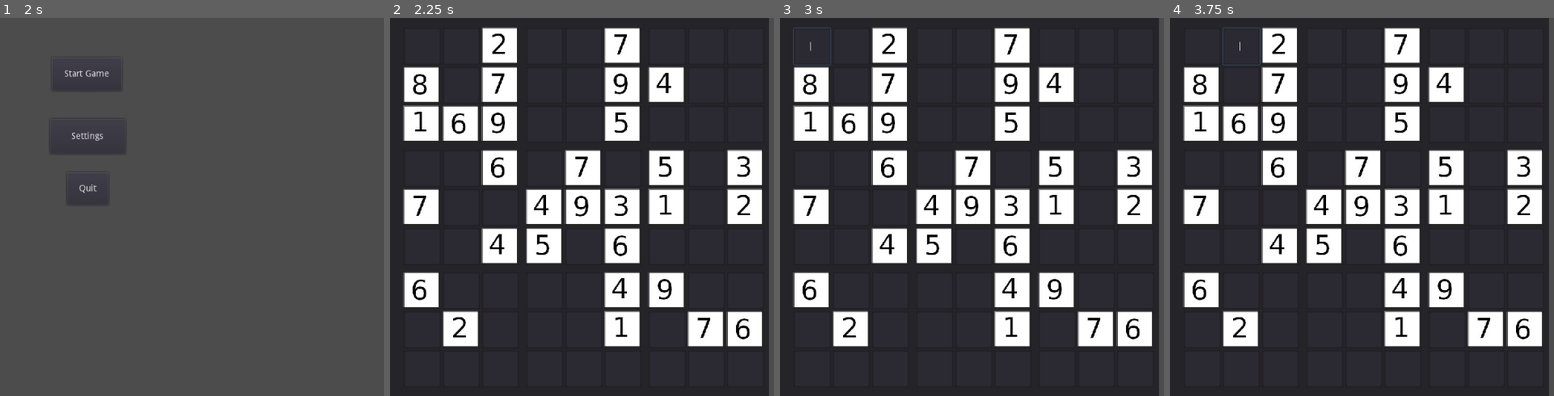
Above: before the commit, frames 1-4 (left to right).
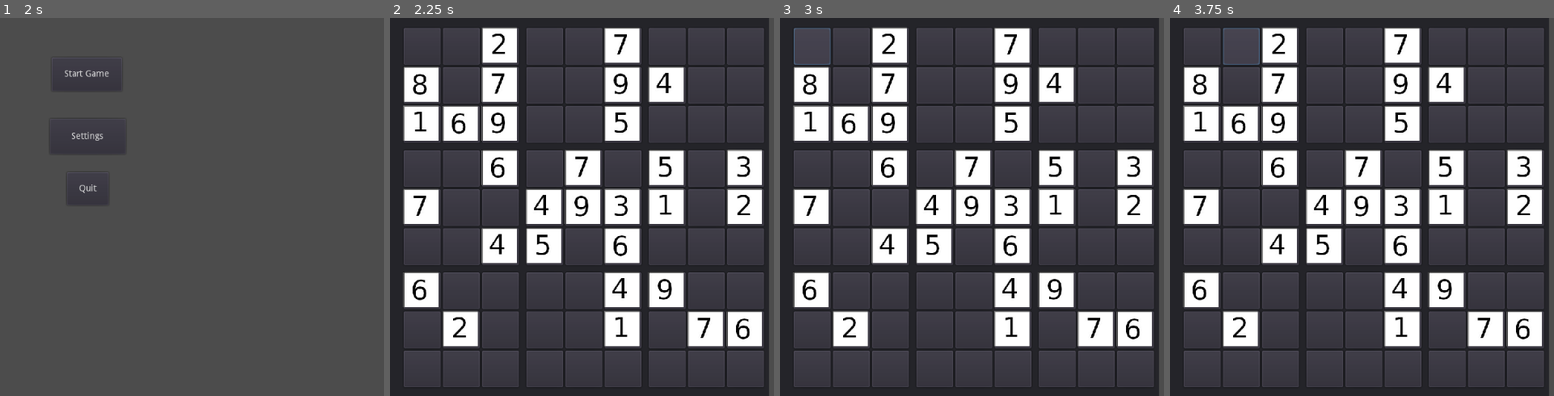
Above: after the commit, the same moments.

Repository: UnrealisticDino/sudoku
Game: Godot game, scene res://MainMenu.tscn
Same seed, same stepped clock (60 frames per second), same inputs: the game is played once before the commit and once after it.
Inputs (mouse positions are in pixels of both pictures, inside the frame that each line leads up to):
- Up to frame 1 (2 s): click "Settings" at 0.5 s; click "Back" at 1.25 s
- Up to frame 2 (2.25 s): click "Start Game" at 2 s
- Up to frame 3 (3 s): click (810, 48) at 2.77 s
- Up to frame 4 (3.75 s): click (1242, 48) at 3.52 s

Frame 1 is identical in both runs. In frame 2, 5.8% of the frame differs, in the area x 3-98%, y 2-98%; in frame 3, 6.7%; in frame 4, 6.7%.

Commit message:
Maybe Good Enough

Diff:
--- a/Cell.gd
+++ b/Cell.gd
@@ -1,29 +1,37 @@
 #Cell
-extends LineEdit
+extends Button
 
-# Signal emitted when the cell is selected
-signal cell_selected
+signal cell_selected(cell)
 
-# Called when the node enters the scene tree for the first time
+var cell_value = "" setget set_cell_value
+var editable_by_player = true
+
+func _pressed():
+	if editable_by_player:
+		emit_signal("cell_selected", self)
+
+func set_cell_value(value):
+	cell_value = value
+	text = value
+
+# Convert a Unicode value to its corresponding character string
+func unicode_to_char(unicode_value):
+	return "%c" % unicode_value
+
 func _ready():
-	# Connect the text_changed signal of the LineEdit (self) to a local function
-	self.connect("text_changed", self, "_on_LineEdit_text_changed")
-	# Connect the focus_entered signal to detect when the LineEdit is clicked on
-	self.connect("focus_entered", self, "_on_LineEdit_focus_entered")
+	# Connect the button's pressed signal to set it as the focused cell
+	connect("pressed", self, "_on_CellButton_pressed")
 
-# Called when the LineEdit gains focus (i.e., when it's clicked on)
-func _on_LineEdit_focus_entered():
-	emit_signal("cell_selected", self)
+func _on_CellButton_pressed():
+	# Set this button as the focused cell
+	grab_focus()
 
-# Called when the content of the LineEdit changes
-func _on_LineEdit_text_changed(new_text):
-	# Access the ImageDisplay node directly
-	var image_display = self.get_parent().get_node("ImageDisplay")
+func _input(event):
+	if not editable_by_player:
+		return  # Exit the function early if editing is not allowed
 
-	# If the cell now has a number, set the overlay to match the number
-	if new_text != "":
-		print("Cell changed to:", new_text)
-		image_display.set_number(int(new_text))
-	else:
-		print("Cell cleared")
-		image_display.clear_overlay()
+	if event is InputEventKey and event.pressed:
+		var key = event.scancode
+		if key >= KEY_1 and key <= KEY_9:
+			cell_value = str(key - KEY_1 + 1)  # Update the cell_value
+			self.text = cell_value  # Update the button's displayed text
--- a/Cell.tscn
+++ b/Cell.tscn
@@ -4,17 +4,10 @@
 [ext_resource path="res://DefaultImages/numbers.jpg" type="Texture" id=2]
 [ext_resource path="res://ImageDisplay.gd" type="Script" id=3]
 
-[node name="Cell" type="Control"]
+[node name="Cell" type="Button"]
 margin_right = 58.0
 margin_bottom = 58.0
 rect_min_size = Vector2( 58, 58 )
-
-[node name="LineEdit" type="LineEdit" parent="."]
-margin_right = 58.0
-margin_bottom = 58.0
-rect_min_size = Vector2( 58, 58 )
-align = 1
-max_length = 1
 script = ExtResource( 1 )
 
 [node name="ImageDisplay" type="Sprite" parent="."]
--- a/SudokuGrid.gd
+++ b/SudokuGrid.gd
@@ -13,8 +13,8 @@
 		add_child(subgrid_container) # Add the container to the main grid
 		for j in range(subgrid.get_child_count()):
 			var cell_instance = subgrid.get_child(j) # Get the Cell instance
-			var line_edit = cell_instance.get_node("LineEdit") # Get the LineEdit node inside the Cell
-			line_edit.connect("cell_selected", self, "_on_Cell_selected")
+			cell_instance.connect("cell_selected", self, "_on_Cell_selected")
+			var cell_button = cell_instance
 		if (i + 1) % 3 == 0 and i < 8: # Add spacer after every 3 subgrids
 			var spacer = Control.new()
 			spacer.rect_min_size = Vector2(10, 0) # Set the size of the spacer
@@ -39,7 +39,7 @@
 			if selected_cell.get("editable_by_player"): # Check custom property
 				var number = key - KEY_1 + 1
 				if is_valid_input(selected_cell, number):
-					selected_cell.text = str(number)
+					selected_cell.cell_value = str(number)
 					update_game_state(selected_cell, number)
 
 func update_game_state(cell, number):
@@ -47,20 +47,18 @@
 	# You can add logic here to check for a win condition, update scores, etc.
 	pass
 
-func _on_Cell_selected(line_edit):
+func _on_Cell_selected(cell_instance):
 	# Update the selected_cell variable
-	selected_cell = line_edit
-
-	# Access the ImageDisplay node, which is a sibling of the LineEdit node
-	var image_display = line_edit.get_node("../ImageDisplay")
-
-	# Check the content of the LineEdit and update the ImageDisplay accordingly
-	if line_edit.text == "":
+	selected_cell = cell_instance
+	# Access the ImageDisplay node, which is a child of the Cell instance
+	var image_display = cell_instance.get_node("ImageDisplay")
+	# Check the content of the Cell and update the ImageDisplay accordingly
+	if cell_instance.cell_value == "":
 		print("Selected cell is empty")
 		image_display.clear_overlay()
 	else:
-		print("Selected cell has value:", line_edit.text)
-		image_display.set_number(int(line_edit.text))
+		print("Selected cell has value:", cell_instance.cell_value)
+		image_display.set_number(int(cell_instance.cell_value))
 
 func highlight_identical_cells(digit):
 	print("Highlighting cells with digit:", digit)
@@ -70,10 +68,10 @@
 			var subgrid = subgrid_container.get_child(0) # Get the Subgrid instance
 			for j in range(subgrid.get_child_count()):
 				var cell_instance = subgrid.get_child(j)
-				var line_edit = cell_instance.get_node("LineEdit")
-				if line_edit.text == str(digit): # Make sure to compare with the string representation of the digit
-					print("Highlighting cell with text:", line_edit.text)
-					line_edit.set("custom_colors/font_color", Color(1, 0, 0)) # Example: change font color to red
+				var cell_button = cell_instance
+				if cell_button.cell_value == str(digit): # Make sure to compare with the string representation of the digit
+					print("Highlighting cell with text:", cell_button.cell_value)
+					cell_button.set("custom_colors/font_color", Color(1, 0, 0)) # Example: change font color to red
 
 func is_valid_input(cell, number):
 	var index = -1
@@ -100,7 +98,6 @@
 func _on_Cell_content_changed(cell, new_text):
 	# Access the ImageDisplay node inside the Cell instance
 	var image_display = cell.get_node("ImageDisplay")
-
 	# If the cell now has a number, set the overlay to match the number
 	if new_text != "":
 		image_display.set_number(int(new_text))
@@ -114,7 +111,7 @@
 		var subgrid_container = get_child(subgrid_index)
 		var subgrid = subgrid_container.get_child(0)
 		var cell = subgrid.get_child((row % 3) * 3 + (i % 3))
-		cells.append(cell.text)
+		cells.append(cell.cell_value)  # Changed from cell.text
 	return cells
 
 func get_cells_in_column(col):
@@ -124,7 +121,7 @@
 		var subgrid_container = get_child(subgrid_index)
 		var subgrid = subgrid_container.get_child(0)
 		var cell = subgrid.get_child((i % 3) * 3 + (col % 3))
-		cells.append(cell.text)
+		cells.append(cell.cell_value)  # Changed from cell.text
 	return cells
 
 func get_cells_in_subgrid(subgrid_index):
@@ -137,7 +134,7 @@
 			var subgrid_container = get_child(inner_subgrid_index)
 			var subgrid = subgrid_container.get_child(0)
 			var cell = subgrid.get_child((row % 3) * 3 + (col % 3))
-			cells.append(cell.text)
+			cells.append(cell.cell_value)  # Changed from cell.text
 	return cells
 
 func display_puzzle(puzzle):
@@ -151,28 +148,24 @@
 			var subgrid_container = get_child(subgrid_container_index)
 			var subgrid_instance = subgrid_container.get_child(0)  # Assuming the subgrid is the first child of the container
 
-			# Get the specific cell instance
-			var cell_instance = subgrid_instance.get_node(cell_name)
-
-			# Access the LineEdit inside the Cell instance
-			var line_edit = cell_instance.get_node("LineEdit")
+			# Get the specific cell instance (CellButton)
+			var cell_button = subgrid_instance.get_node(cell_name)
 
 			# Display the puzzle values and set the editable property
 			if puzzle[row][col] != 0:
-				line_edit.text = str(puzzle[row][col])
-				line_edit.editable = false  # Numbers placed by the game are not editable
+				cell_button.cell_value = str(puzzle[row][col])
+				cell_button.editable_by_player = false  # Numbers placed by the game are not editable
 			else:
-				line_edit.text = ""
-				line_edit.editable = true  # Empty cells are editable by the player
+				cell_button.cell_value = ""
+				cell_button.editable_by_player = true  # Empty cells are editable by the player
 
-			# Update the ImageDisplay based on the content of the LineEdit
-			update_image_display_for_cell(cell_instance)
+			# Update the ImageDisplay based on the content of the CellButton
+			update_image_display_for_cell(cell_button)
 
-# Additional function to update the ImageDisplay based on the content of a LineEdit
-func update_image_display_for_cell(cell):
-	var line_edit = cell.get_node("LineEdit")
-	var image_display = cell.get_node("ImageDisplay")
-	if line_edit.text == "":
+# Additional function to update the ImageDisplay based on the content of a button
+func update_image_display_for_cell(cell_button):  # Renamed the parameter to cell_button for clarity
+	var image_display = cell_button.get_node("ImageDisplay")
+	if cell_button.cell_value == "":
 		image_display.clear_overlay()
 	else:
-		image_display.set_number(int(line_edit.text))
+		image_display.set_number(int(cell_button.cell_value))
